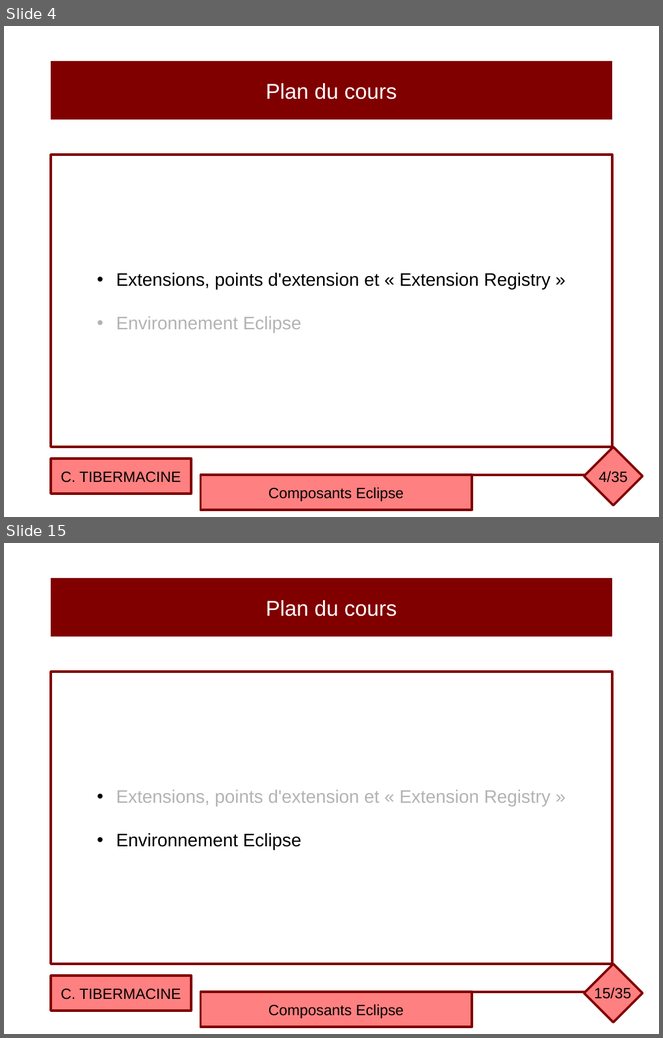
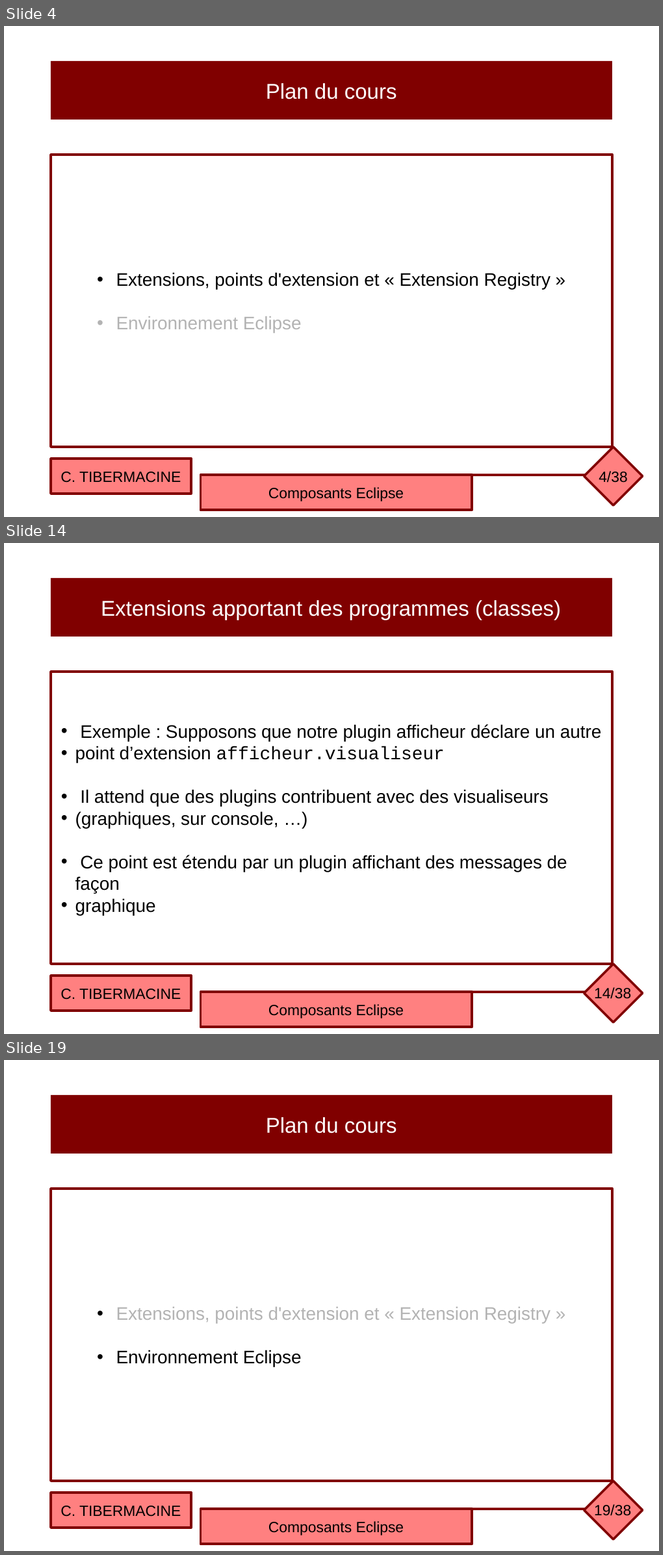
Before and after one commit to ctiber/composants, a slide deck: cours/cours4.odp. Shown one above the other, each under a label of ours: slides 4 and 15 before the commit, slides 4, 14 and 19 after it; the slides between them are not shown. The pictures are 663x1038 and 663x1555 pixels, drawn with LibreOffice and Linux fonts; fonts in the diff are those of the drawing. Boxes give left, top, right and bottom in pixels: in the first picture for what was removed or moved away, otherwise in the second. Text is boxed around its words. In the diff, an @@ line names an element or a change of style, - is before the commit and + after.

```diff
--- a/cours/cours4.odp
+++ b/cours/cours4.odp
@@ slide 14 added at (4, 543, 659, 1034), background #FFFFFF @@
@@ rectangle added at (51, 578, 613, 637), fill #800000, 26 pt, text #FFFFFF @@
+Extensions apportant des programmes (classes)
@@ rectangle added at (51, 672, 613, 965), fill #FFFFFF, outline #800000 2.83 pt, 22 pt, text #000000 @@
+• Exemple : Supposons que notre plugin afficheur déclare un autre
+• point d’extension afficheur.visualiseur
+• Il attend que des plugins contribuent avec des visualiseurs
+• (graphiques, sur console, …)
+• Ce point est étendu par un plugin affichant des messages de façon
+• graphique
@@ diamond added at (584, 965, 642, 1023), fill #FF8080, outline #800000 2.83 pt @@
@@ rectangle added at (51, 976, 191, 1011), fill #FF8080, outline #800000 2.83 pt, 18 pt, text #000000 @@
+C. TIBERMACINE
@@ page number added at (594, 988, 631, 1003), 18 pt, text #000000 @@
+14/38
@@ rectangle added at (201, 993, 473, 1027), fill #FF8080, outline #800000 2.83 pt, 18 pt, text #000000 @@
+Composants Eclipse
@@ line added from (589, 993) to (437, 993), #800000 2.83 pt @@
@@ page number at (599, 471, 627, 483): text changed @@
-4/35
+4/38
@@ what was slide 15 is now slide 19 @@
@@ page number at (594, 1505, 631, 1520): text changed @@
-15/35
+19/38
```
Also in this commit, not shown: 21 slides changed, 3 other slides added, 1 slide removed, 1 other file.
